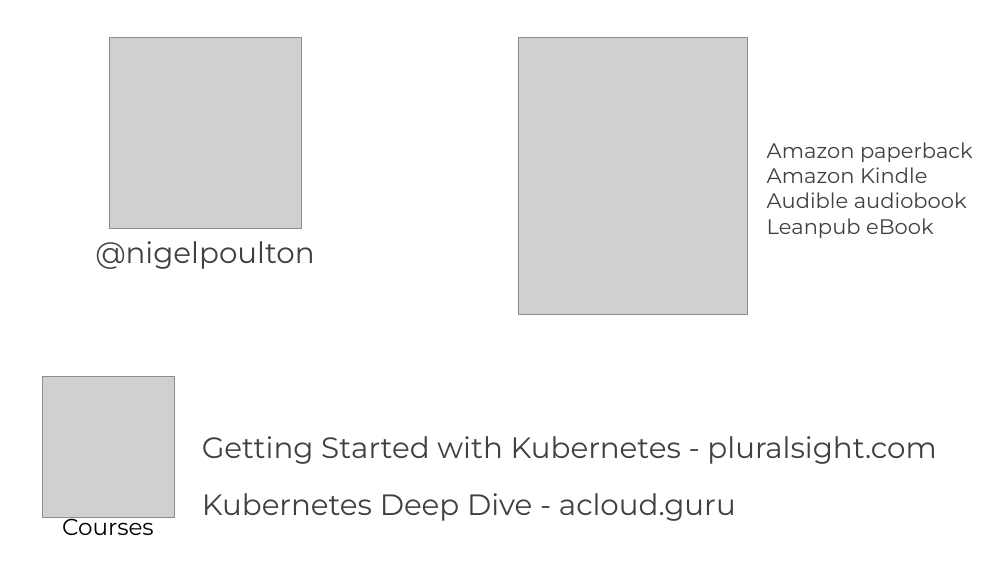
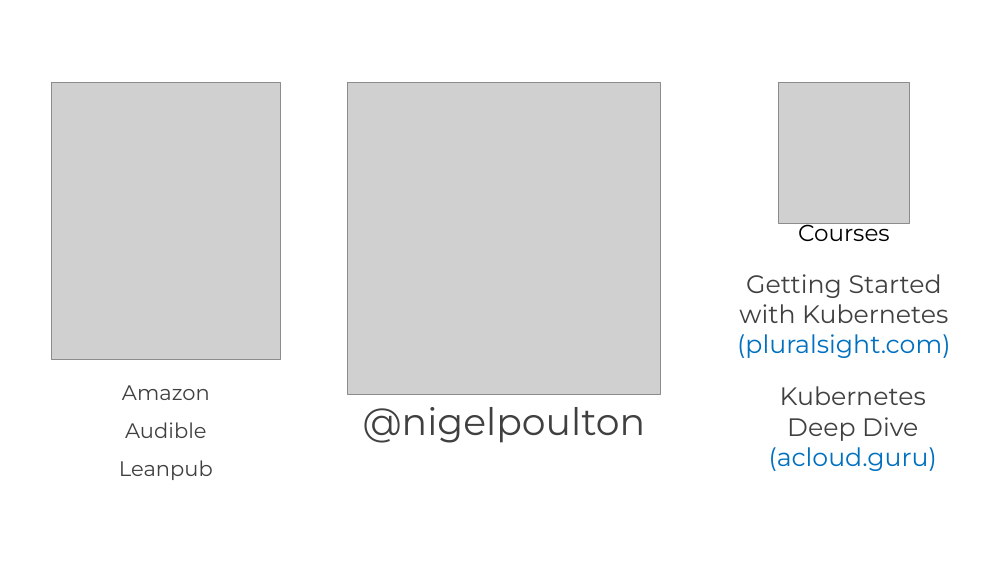
Before and after one commit to nigelpoulton/k8s101, a slide deck: slide 2 of docs/slides.pptx (slide 18 before the commit). Drawn at 1008x567 pixels with LibreOffice and Linux fonts; fonts in the diff are those of the drawing; grey boxes stand for pictures; background and template pictures are left out. Boxes give left, top, right and bottom in pixels: in the first picture for what was removed or moved away, otherwise in the second. Text is boxed around its words. In the diff, an @@ line names an element or a change of style, - is before the commit and + after.

```diff
--- a/docs/slides.pptx
+++ b/docs/slides.pptx
@@ picture: place and size @@
-picture at box(519, 37, 748, 314)
+picture at box(51, 82, 281, 359)
@@ picture: place and size @@
-picture at box(109, 37, 301, 229)
+picture at box(348, 82, 660, 394)
@@ picture: place and size @@
-picture at box(42, 377, 174, 517)
+picture at box(778, 82, 910, 223)
@@ text removed at box(767, 142, 973, 238) @@
-Amazon paperback
-Amazon Kindle
-Audible audiobook
-Leanpub eBook
@@ text "Courses": place and size @@
-text "Courses" at box(62, 512, 154, 535)
+text "Courses" at box(798, 219, 890, 241)
@@ text at box(737, 274, 950, 358): text changed; size 28 to 24 pt @@
-Getting Started with Kubernetes - pluralsight.com
+Getting Started with Kubernetes (pluralsight.com)
@@ text added at box(119, 385, 213, 480), 20 pt, text #404040 @@
+Amazon
+Audible
+Leanpub
@@ text at box(769, 386, 937, 471): text changed; size 28 to 24 pt @@
-Kubernetes Deep Dive - acloud.guru
+Kubernetes Deep Dive (acloud.guru)
@@ text "@nigelpoulton": place and size @@
-text "@nigelpoulton" at box(95, 241, 315, 269)
+text "@nigelpoulton" at box(363, 407, 646, 443)
@@ text "@nigelpoulton" at box(363, 407, 646, 443): size 28 to 36 pt @@
```
Also in this commit, not shown: 1 other slide changed, 15 slides added, 1 slide removed, 4 other files.
